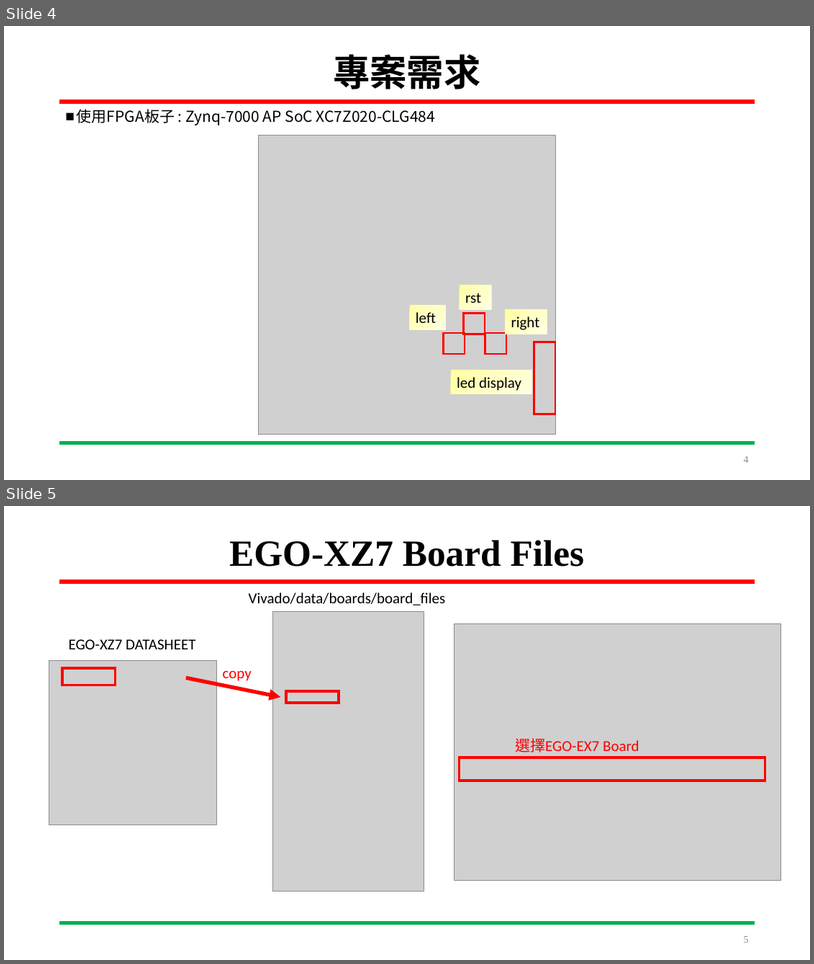
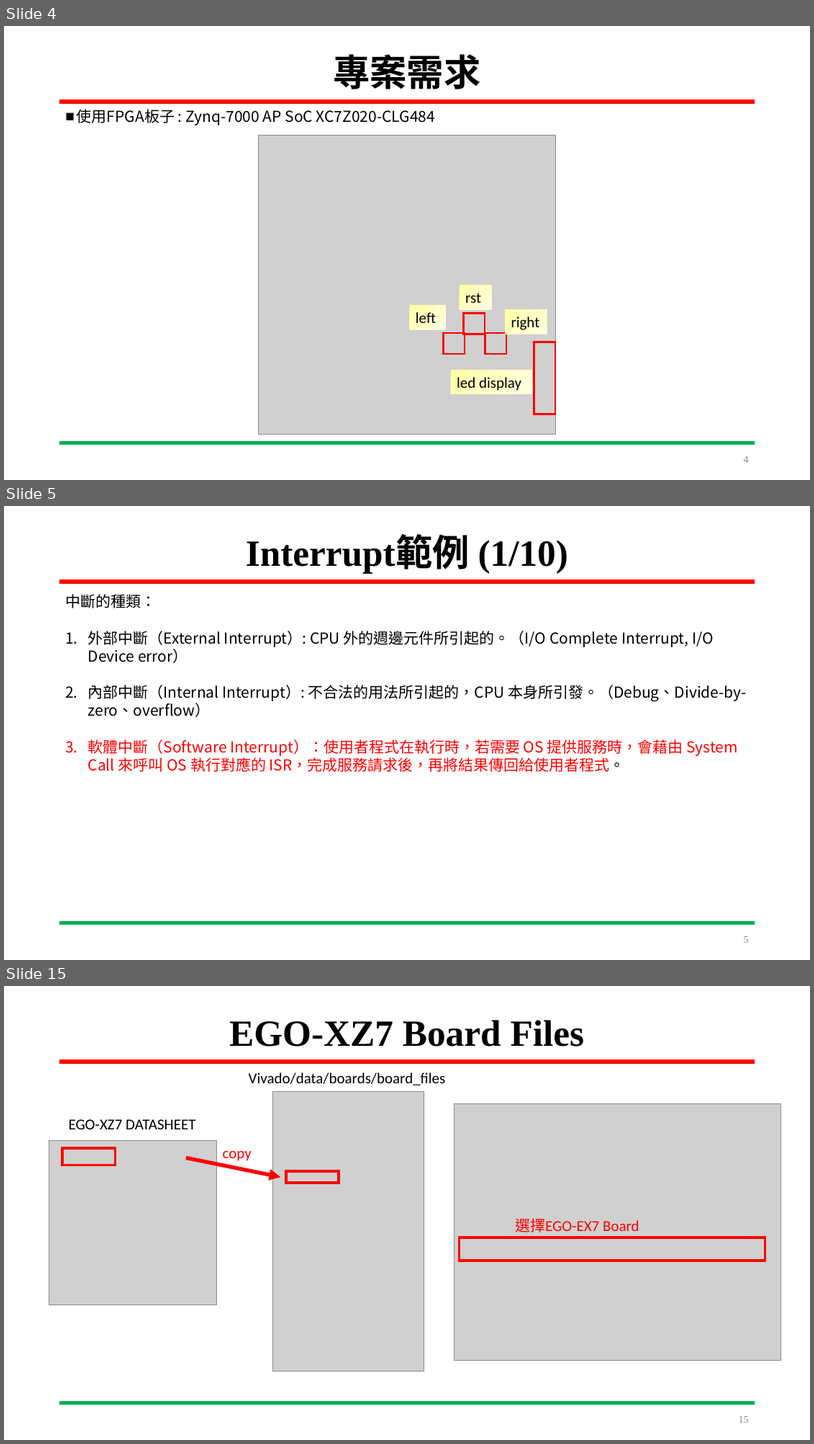
Before and after one commit to LIAO-YANXIANG/SYSTEM-ON-CHIP-DESIGN, a slide deck: DevelopmentLog/Pingpong.pptx. Shown one above the other, each under a label of ours: slides 4 and 5 before the commit, slides 4, 5 and 15 after it; the slides between them are not shown. The pictures are 814x964 and 814x1444 pixels, drawn with LibreOffice and Linux fonts; fonts in the diff are those of the drawing; grey boxes stand for pictures. Boxes give left, top, right and bottom in pixels: in the first picture for what was removed or moved away, otherwise in the second. Text is boxed around its words. In the diff, an @@ line names an element or a change of style, - is before the commit and + after.

Commit message:
2022/05/13 ~ 2022/05/20 1. ZYNQ_interrupt範例

```diff
--- a/DevelopmentLog/Pingpong.pptx
+++ b/DevelopmentLog/Pingpong.pptx
@@ slide 5 added at bbox=[4, 506, 810, 960], background #FFFFFF; not listed: 2 template elements that a slide beside it also shows @@
@@ title added at bbox=[246, 537, 568, 574], 44 pt, text #000000, bold @@
+Interrupt範例 (1/10)
@@ text added at bbox=[65, 594, 747, 772], 18 pt, text #000000 @@
+中斷的種類：
+1. 外部中斷（External Interrupt）: CPU 外的週邊元件所引起的。（I/O Complete Interrupt, I/O Device error）
+2. 內部中斷（Internal Interrupt）: 不合法的用法所引起的，CPU 本身所引發。（Debug、Divide-by-zero、overflow）
+3. 軟體中斷（Software Interrupt）：使用者程式在執行時，若需要 OS 提供服務時，會藉由 System Call 來呼叫 OS 執行對應的 ISR，完成服務請求後，再將結果傳回給使用者程式。
@@ page number added at bbox=[744, 936, 749, 942], 12 pt, text #8C8C8C @@
+5
@@ what was slide 5 is now slide 15 @@
@@ page number at bbox=[739, 1416, 749, 1422]: text changed @@
-5
+15
```
Also in this commit, not shown: 1 slide changed, 9 other slides added, 2 other files.
